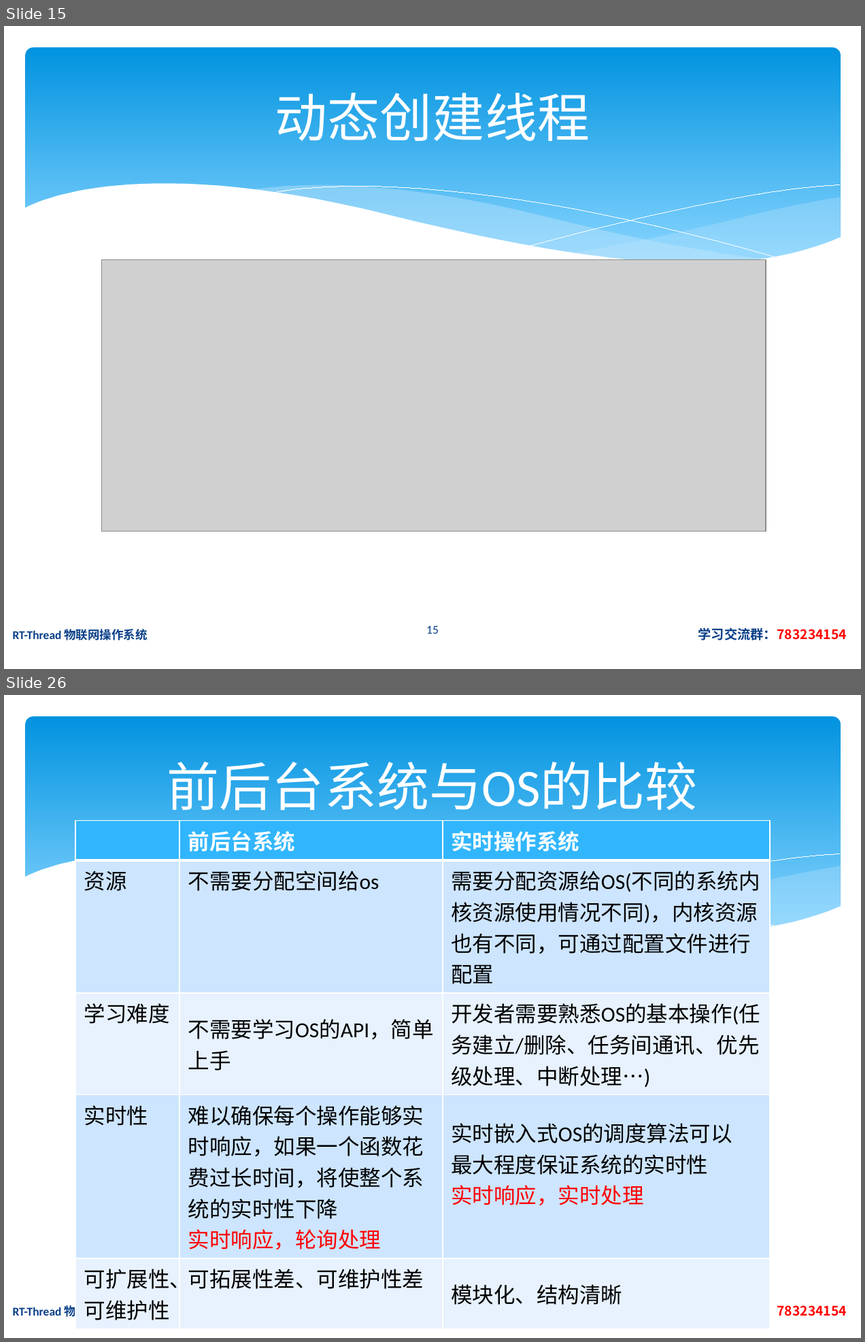
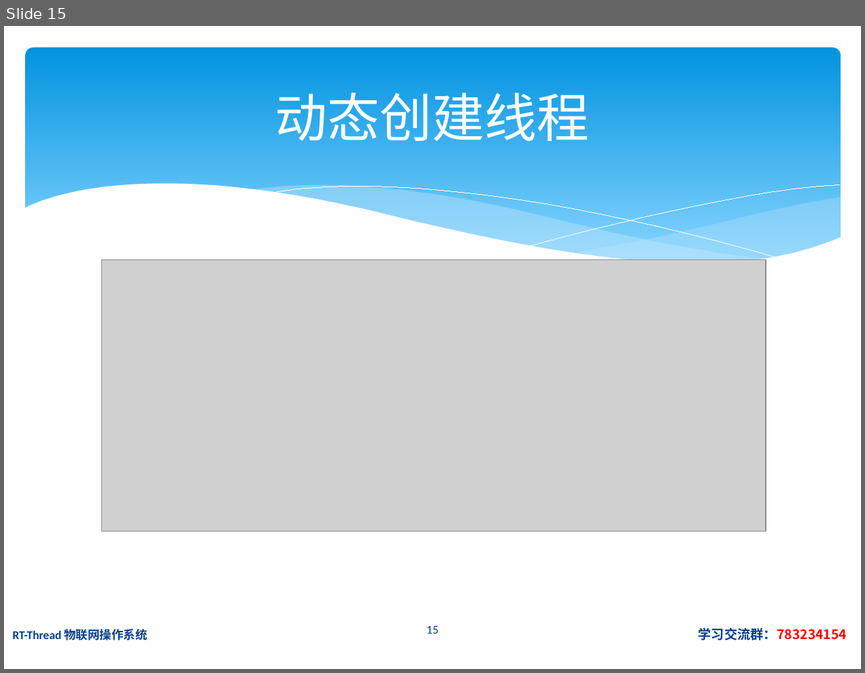
Before and after one commit to jiejieTop/RT_Thread_PPT, a slide deck: PPT/rt-thread 02.pptx. Shown one above the other, each under a label of ours: slides 15 and 26 before the commit, slide 15 after it; the slides between them are not shown. The pictures are 865x1342 and 865x673 pixels, drawn with LibreOffice and Linux fonts; fonts in the diff are those of the drawing; grey boxes stand for pictures. Boxes give left, top, right and bottom in pixels: in the first picture for what was removed or moved away, otherwise in the second. Text is boxed around its words. In the diff, an @@ line names an element or a change of style, - is before the commit and + after.

```diff
--- a/PPT/rt-thread 02.pptx
+++ b/PPT/rt-thread 02.pptx
@@ slide 26 removed at [4, 695, 861, 1338], background #FFFFFF; not listed: 6 template elements that a slide beside it also shows @@
@@ title removed at [167, 762, 698, 811] @@
-前后台系统与OS的比较
@@ table removed at [76, 821, 770, 1323], 5 rows, 3 columns @@
- | 前后台系统 | 实时操作系统
-资源 | 不需要分配空间给os | 需要分配资源给OS(不同的系统内核资源使用情况不同)，内核资源也有不同，可通过配置文件进行配置
-学习难度 | 不需要学习OS的API，简单上手 | 开发者需要熟悉OS的基本操作(任务建立/删除、任务间通讯、优先级处理、中断处理…)
-实时性 | 难以确保每个操作能够实时响应，如果一个函数花费过长时间，将使整个系统的实时性下降 / 实时响应，轮询处理 | 实时嵌入式OS的调度算法可以 最大程度保证系统的实时性 / 实时响应，实时处理
-可扩展性、可维护性 | 可拓展性差、可维护性差 | 模块化、结构清晰
@@ text removed at [13, 1303, 847, 1319] @@
-RT-Thread 物联网操作系统 学习交流群：783234154
```
Also in this commit, not shown: 4 slides changed, 3 slides added, 8 other slides removed.
